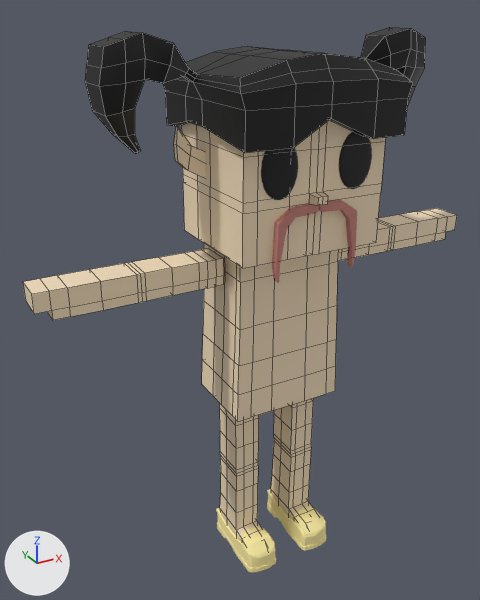
The FBX model mustachiorascals/fbx/ae15ce28-7c6d-4443-9573-970e02acd097.fbx as it was, and as the next commit left it.
One viewpoint serves both versions: a 50 mm camera at (-0.0175, -0.0274, 0.0303) aimed at (-0.0015, 0.0018, 0.0157). The lights are fixed; the arrows at lower left show +X, +Y and +Z. Mesh edges are drawn as thin lines on the coarser meshes. Where no turn or scale is listed for an object, it has been applied to the vertices.

Objects in the first picture: 'e_8', 'eye_5', 'f_loafers', 'h_pigtails', 'm_master', 'mustachio_arms', 'mustachio_body', 'mustachio_head', 'mustachio_legs'.
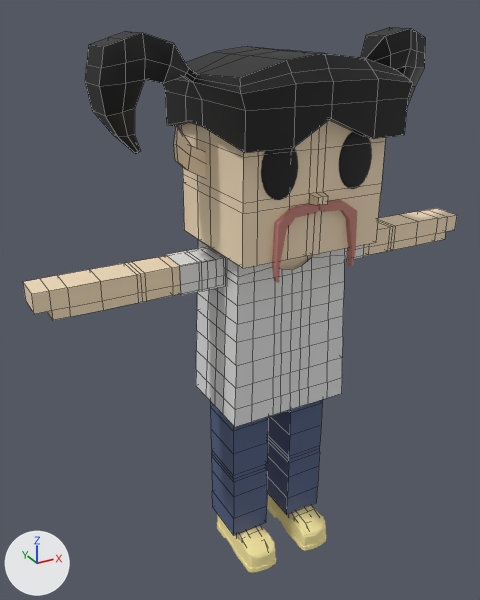
The change, as a diff of the scene's bpy script:
```diff
--- a/mustachiorascals/fbx/ae15ce28-7c6d-4443-9573-970e02acd097.fbx.py
+++ b/mustachiorascals/fbx/ae15ce28-7c6d-4443-9573-970e02acd097.fbx.py
@@ mat_upper_garment_1 @@
+mat_upper_garment_1 = principled_material('upper_garment_1')
+mat_upper_garment_1.base_color = (0.8, 0.8, 0.8)  # white #e7e7e7
@@ mat_lower_garment @@
+mat_lower_garment = principled_material('lower_garment')
+mat_lower_garment.base_color = (0.0824, 0.118, 0.239)  # blue #516086
@@ me_mesh_010 @@
+me_mesh_010.from_pydata(...)  # 230 vertices, 212 faces; spans x -0.00349..0.00349, y -0.0013..0.00353, z 0.00994..0.01894
+me_mesh_010.materials.append(mat_upper_garment_1)  # white #e7e7e7
@@ me_mesh_011 @@
+me_mesh_011.from_pydata(...)  # 24 vertices, 18 faces; spans x -0.00561..0.00561, y 0.00027..0.00209, z 0.01737..0.01893
+me_mesh_011.materials.append(mat_upper_garment_1)  # white #e7e7e7
@@ me_mesh_003_1 @@
+me_mesh_003_1.from_pydata(...)  # 72 vertices, 64 faces; spans x -0.003..0.003, y -0.00018..0.00265, z 0.00139..0.01069
+me_mesh_003_1.materials.append(mat_lower_garment)  # blue #516086
@@ ob_c_shirt_1 @@
+ob_c_shirt_1 = bpy.data.objects.new('c_shirt_1', me_mesh_010)
+ob_c_shirt_1.location = (0.0, 0.0, 0.0)
@@ ob_c_shirt_2 @@
+ob_c_shirt_2 = bpy.data.objects.new('c_shirt_2', me_mesh_011)
+ob_c_shirt_2.location = (0.0, 0.0, 0.0)
@@ ob_c_pants @@
+ob_c_pants = bpy.data.objects.new('c_pants', me_mesh_003_1)
+ob_c_pants.location = (0.0, 0.0, 0.0)
```

What differs and where, as boxes [x1, y1, x2, y2] in the pictures (480 x 600 px):
'c_shirt_1', added
    after: [196, 240, 345, 427]
'c_pants', added (blue)
    after: [210, 400, 323, 535]
'c_shirt_2', added
    after: [165, 245, 364, 295]
'mustachio_body', unchanged, covered by the edit
    before: [202, 243, 339, 421]
    after: [280, 255, 312, 270]
'mustachio_legs', unchanged, covered by the edit
    before: [220, 398, 314, 544]
    after: [236, 505, 313, 544]
